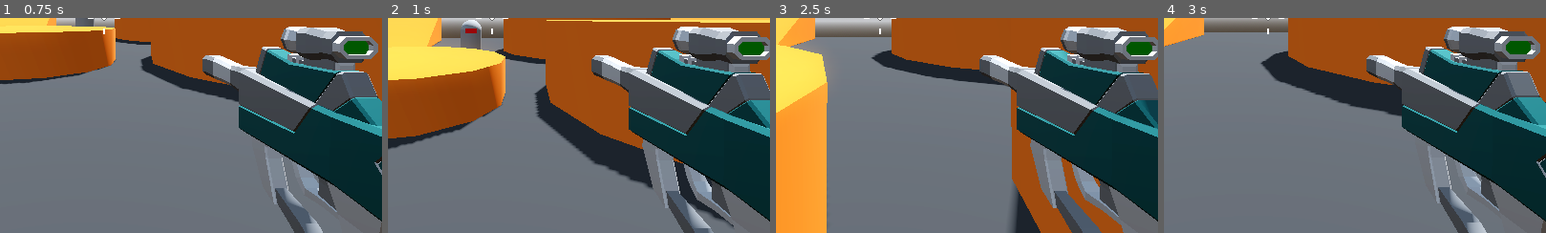
Above: before the commit, frames 1-4 (left to right).
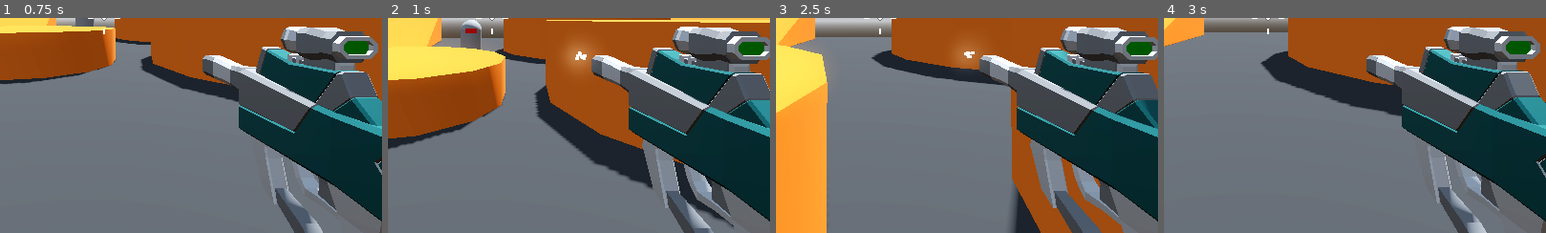
Above: after the commit, the same moments.

Repository: BlizniukDM/robo-rampage
Game: Godot game, scene res://levels/sand_box.tscn
Two runs of this game, one before a commit and one after it. Both use one fixed random seed, a clock stepped at 60 frames per second and the inputs below.
Inputs (mouse positions are % of the whole screen's width and height, from its top left):
- Up to frame 1 (0.75 s): tap Enter at 0.5 s; move the mouse to (55, 50) at 0.52 s; press the mouse at (55, 50) at 0.53 s; hold W (forward) from 0.53 s (still down)
- Up to frame 2 (1 s): keep holding W (forward); tap Space (jump) at 0.77 s
- Up to frame 3 (2.5 s): keep holding W (forward); move the mouse to (45, 50) at 1.27 s; release the mouse at (45, 50) at 1.28 s; click (45, 50) at 1.35 s; tap Space (jump) at 1.52 s; move the mouse to (52, 48) at 2.02 s; press the mouse at (52, 48) at 2.03 s
- Up to frame 4 (3 s): keep holding W (forward); move the mouse to (49, 52) at 2.77 s; release the mouse at (49, 52) at 2.78 s; click (49, 52) at 2.85 s
The pictures show only the part of the screen within x 36-86%, y 50-100%; the shares and areas given below are measured in that part.

Frame 1 is identical in both runs. In frame 2, 0.6% of the frame differs, in the area x 46-54%, y 12-24%; in frame 3, 0.4%; in frame 4, nothing differs.

Commit message:
Made a particle for weapon

Diff:
--- a/enemy/enemy.tscn
+++ b/enemy/enemy.tscn
@@ -11,6 +11,45 @@
 
 [sub_resource type="BoxMesh" id="BoxMesh_ciutg"]
 size = Vector3(0.5, 0.2, 0.2)
+
+[sub_resource type="Animation" id="Animation_0waeo"]
+length = 0.001
+tracks/0/type = "value"
+tracks/0/imported = false
+tracks/0/enabled = true
+tracks/0/path = NodePath("MeshInstance3D2:position")
+tracks/0/interp = 1
+tracks/0/loop_wrap = true
+tracks/0/keys = {
+"times": PackedFloat32Array(0),
+"transitions": PackedFloat32Array(1),
+"update": 0,
+"values": [Vector3(2.08165e-12, 0.5, 0.5)]
+}
+tracks/1/type = "value"
+tracks/1/imported = false
+tracks/1/enabled = true
+tracks/1/path = NodePath("MeshInstance3D2:scale")
+tracks/1/interp = 1
+tracks/1/loop_wrap = true
+tracks/1/keys = {
+"times": PackedFloat32Array(0),
+"transitions": PackedFloat32Array(1),
+"update": 0,
+"values": [Vector3(1, 1, 1)]
+}
+tracks/2/type = "value"
+tracks/2/imported = false
+tracks/2/enabled = true
+tracks/2/path = NodePath("MeshInstance3D2:material_override:albedo_color")
+tracks/2/interp = 1
+tracks/2/loop_wrap = true
+tracks/2/keys = {
+"times": PackedFloat32Array(0),
+"transitions": PackedFloat32Array(1),
+"update": 0,
+"values": [Color(1, 0, 0, 1)]
+}
 
 [sub_resource type="Animation" id="Animation_o0xg3"]
 resource_name = "attack"
@@ -66,45 +105,6 @@
 }]
 }
 
-[sub_resource type="Animation" id="Animation_0waeo"]
-length = 0.001
-tracks/0/type = "value"
-tracks/0/imported = false
-tracks/0/enabled = true
-tracks/0/path = NodePath("MeshInstance3D2:position")
-tracks/0/interp = 1
-tracks/0/loop_wrap = true
-tracks/0/keys = {
-"times": PackedFloat32Array(0),
-"transitions": PackedFloat32Array(1),
-"update": 0,
-"values": [Vector3(2.08165e-12, 0.5, 0.5)]
-}
-tracks/1/type = "value"
-tracks/1/imported = false
-tracks/1/enabled = true
-tracks/1/path = NodePath("MeshInstance3D2:scale")
-tracks/1/interp = 1
-tracks/1/loop_wrap = true
-tracks/1/keys = {
-"times": PackedFloat32Array(0),
-"transitions": PackedFloat32Array(1),
-"update": 0,
-"values": [Vector3(1, 1, 1)]
-}
-tracks/2/type = "value"
-tracks/2/imported = false
-tracks/2/enabled = true
-tracks/2/path = NodePath("MeshInstance3D2:material_override:albedo_color")
-tracks/2/interp = 1
-tracks/2/loop_wrap = true
-tracks/2/keys = {
-"times": PackedFloat32Array(0),
-"transitions": PackedFloat32Array(1),
-"update": 0,
-"values": [Color(1, 0, 0, 1)]
-}
-
 [sub_resource type="AnimationLibrary" id="AnimationLibrary_pjv1g"]
 _data = {
 "RESET": SubResource("Animation_0waeo"),
--- a/weapon/SMG.tscn
+++ b/weapon/SMG.tscn
@@ -1,10 +1,47 @@
-[gd_scene load_steps=3 format=3 uid="uid://hjg166kj5n16"]
+[gd_scene load_steps=8 format=3 uid="uid://hjg166kj5n16"]
 
 [ext_resource type="PackedScene" uid="uid://c23l540qu3vuj" path="res://weapon/hitscan_weapon.tscn" id="1_dj2vh"]
 [ext_resource type="PackedScene" uid="uid://cmv8amcq8mwtq" path="res://assets/SMG.glb" id="2_fbdnd"]
 
-[node name="SMG" node_paths=PackedStringArray("weapon_mesh") instance=ExtResource("1_dj2vh")]
+[sub_resource type="StandardMaterial3D" id="StandardMaterial3D_8govf"]
+emission_enabled = true
+emission = Color(1, 1, 1, 1)
+emission_energy_multiplier = 3.0
+
+[sub_resource type="Curve" id="Curve_r760f"]
+_data = [Vector2(0.0251798, 1), 0.0, 0.0, 0, 0, Vector2(1, 0), 0.0, 0.0, 0, 0]
+point_count = 2
+
+[sub_resource type="CurveTexture" id="CurveTexture_y2e3g"]
+curve = SubResource("Curve_r760f")
+
+[sub_resource type="ParticleProcessMaterial" id="ParticleProcessMaterial_nyjvu"]
+direction = Vector3(2.08165e-12, 2.08165e-12, -1)
+spread = 5.0
+initial_velocity_min = 6.0
+initial_velocity_max = 8.0
+gravity = Vector3(2.08165e-12, 2.08165e-12, 2.08165e-12)
+scale_curve = SubResource("CurveTexture_y2e3g")
+
+[sub_resource type="BoxMesh" id="BoxMesh_ee075"]
+size = Vector3(0.1, 0.1, 0.1)
+
+[node name="SMG" node_paths=PackedStringArray("weapon_mesh", "muzzle_flash") instance=ExtResource("1_dj2vh")]
 weapon_mesh = NodePath("SMG")
+muzzle_flash = NodePath("MuzzleFlash")
 
 [node name="SMG" parent="." index="1" instance=ExtResource("2_fbdnd")]
 transform = Transform3D(1, 0, 0, 0, 1, 0, 0, 0, 1, 0.7, -0.35, -0.75)
+
+[node name="MuzzleFlash" type="GPUParticles3D" parent="." index="3"]
+transform = Transform3D(1, 0, 0, 0, 1, 0, 0, 0, 1, 0.7, -0.3, -1.85)
+material_override = SubResource("StandardMaterial3D_8govf")
+cast_shadow = 0
+emitting = false
+lifetime = 0.07
+one_shot = true
+explosiveness = 1.0
+fixed_fps = 60
+local_coords = true
+process_material = SubResource("ParticleProcessMaterial_nyjvu")
+draw_pass_1 = SubResource("BoxMesh_ee075")
--- a/weapon/hitscan_weapon.gd
+++ b/weapon/hitscan_weapon.gd
@@ -5,6 +5,7 @@
 @export var recoil : float = 0.05
 @export var player_damage : int = 5
 @export var weapon_mesh : Node3D
+@export var muzzle_flash : GPUParticles3D
 
 
 
@@ -22,6 +23,7 @@
 
 
 func shoot() -> void:
+    muzzle_flash.restart()
     var collider = ray_cast_3d.get_collider()
     cooldown.start(1.0 / fire_rate)
     printt("Weapon fired!", collider)
